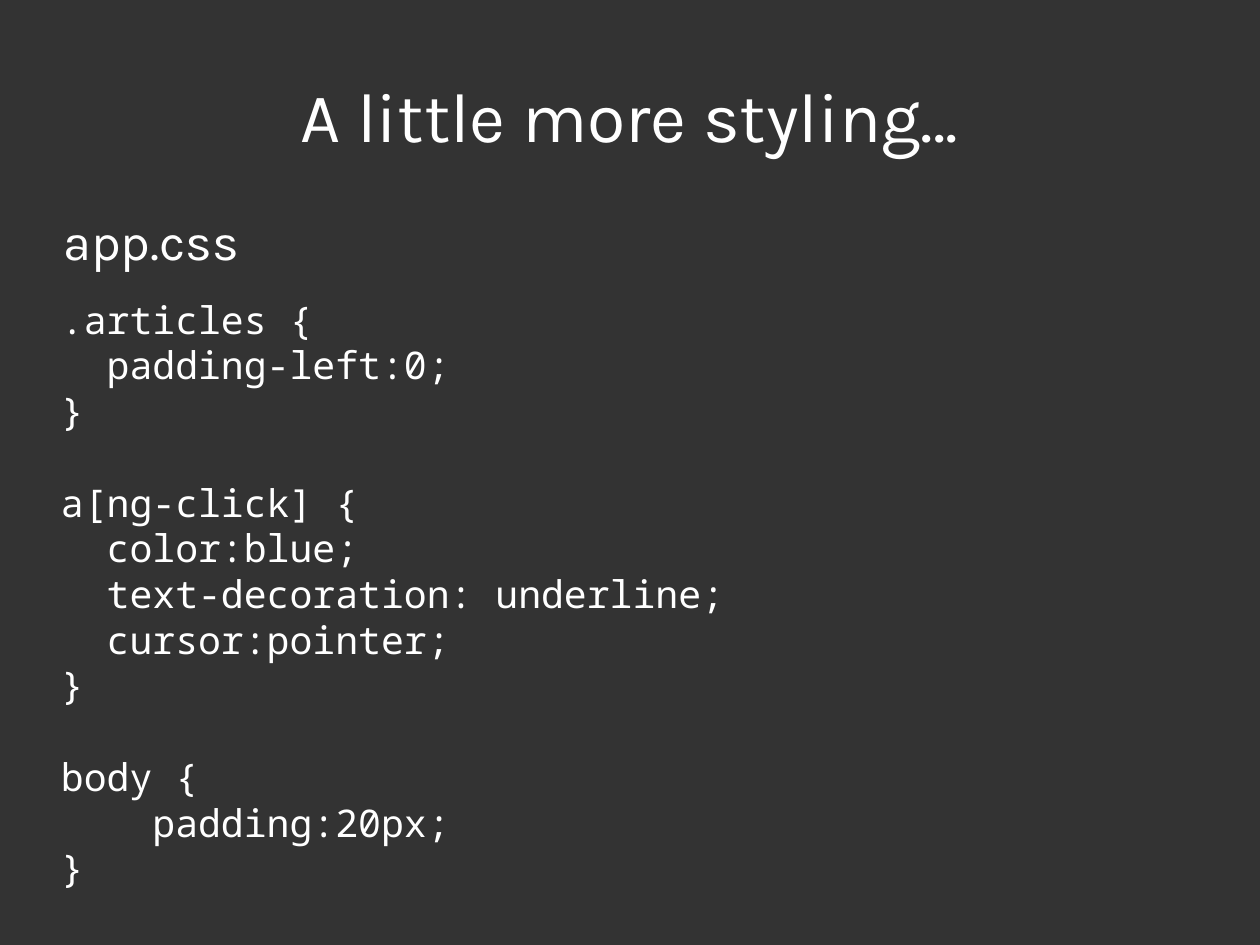
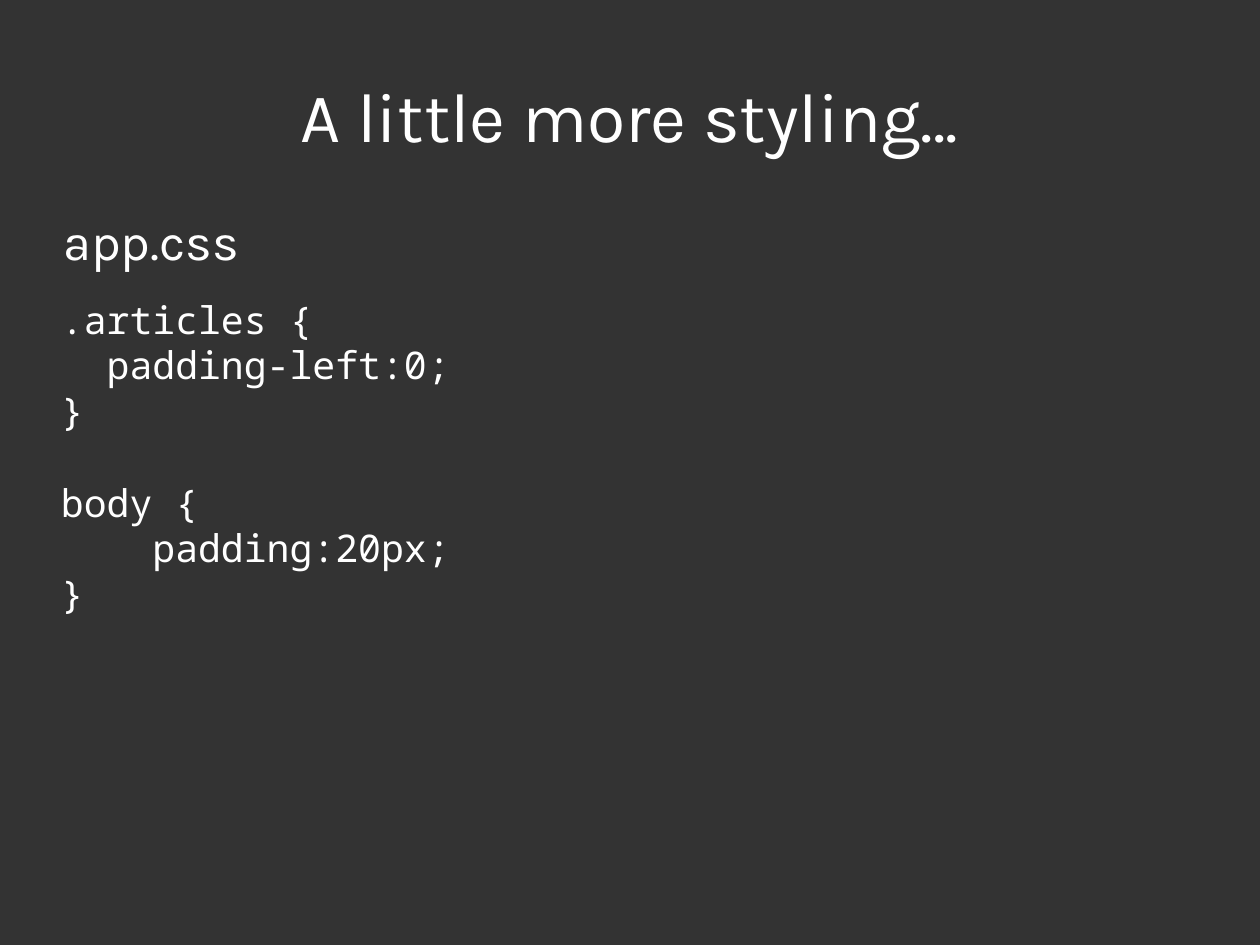
Before and after one commit to jenofdoom/intro-to-angularjs, a slide deck: slide 40 of intro-to-angularjs.odp (slide 39 before the commit). Drawn at 1260x945 pixels with LibreOffice and Linux fonts; fonts in the diff are those of the drawing. Boxes give left, top, right and bottom in pixels: in the first picture for what was removed or moved away, otherwise in the second. Text is boxed around its words. In the diff, an @@ line names an element or a change of style, - is before the commit and + after.

```diff
--- a/intro-to-angularjs.odp
+++ b/intro-to-angularjs.odp
@@ text at (x1=61, y1=488, x2=724, y2=663): paragraphs removed @@
-}
-a[ng-click] {
-color:blue;
-text-decoration: underline;
-cursor:pointer;
```
Also in this commit, not shown: 2 other slides changed, 2 slides added, 1 other file.
